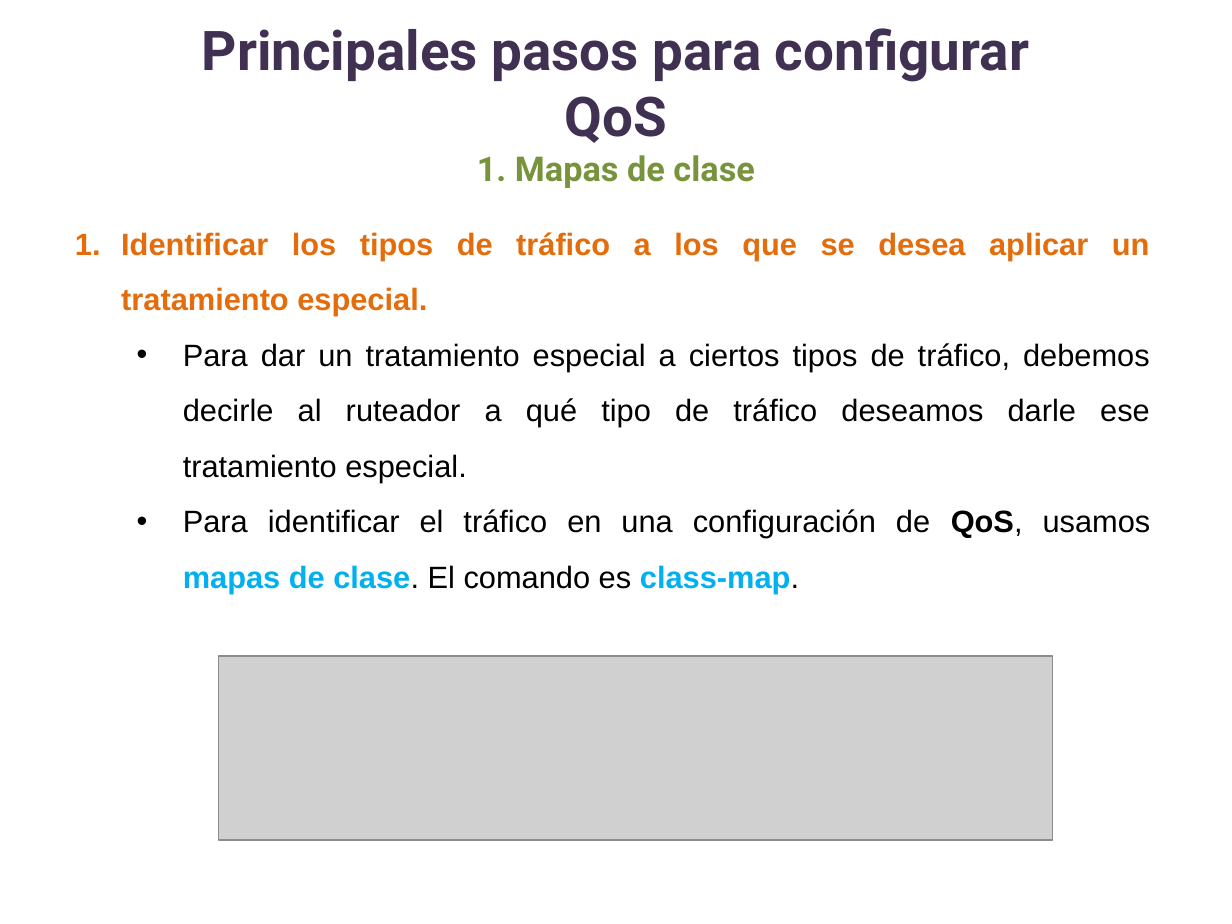
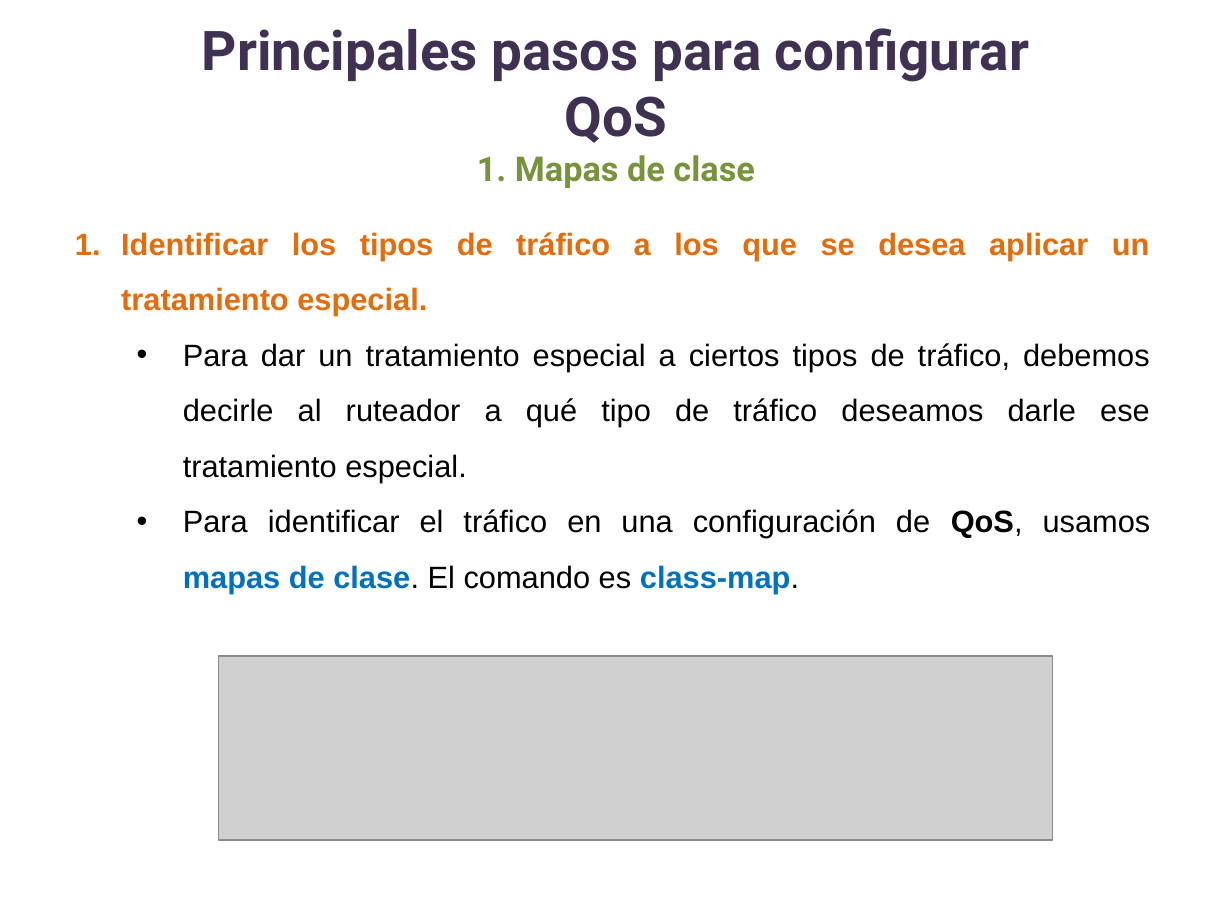
Before and after one commit to lizetheP/WAN, a slide deck: slide 14 of Calendario2025/Presentaciones/13_QoS.pptx (slide 25 before the commit). Drawn at 1232x924 pixels with LibreOffice and Linux fonts; fonts in the diff are those of the drawing; grey boxes stand for pictures. Boxes give left, top, right and bottom in pixels: in the first picture for what was removed or moved away, otherwise in the second. Text is boxed around its words. In the diff, an @@ line names an element or a change of style, - is before the commit and + after.

```diff
--- a/Calendario2025/Presentaciones/13_QoS.pptx
+++ b/Calendario2025/Presentaciones/13_QoS.pptx
@@ text at (183, 509, 1151, 593): text colour #00B0F0 to #0070C0 in "mapas de clase. class-map." @@
```
Also in this commit, not shown: 7 other slides changed, 11 slides removed, 29 other files.
